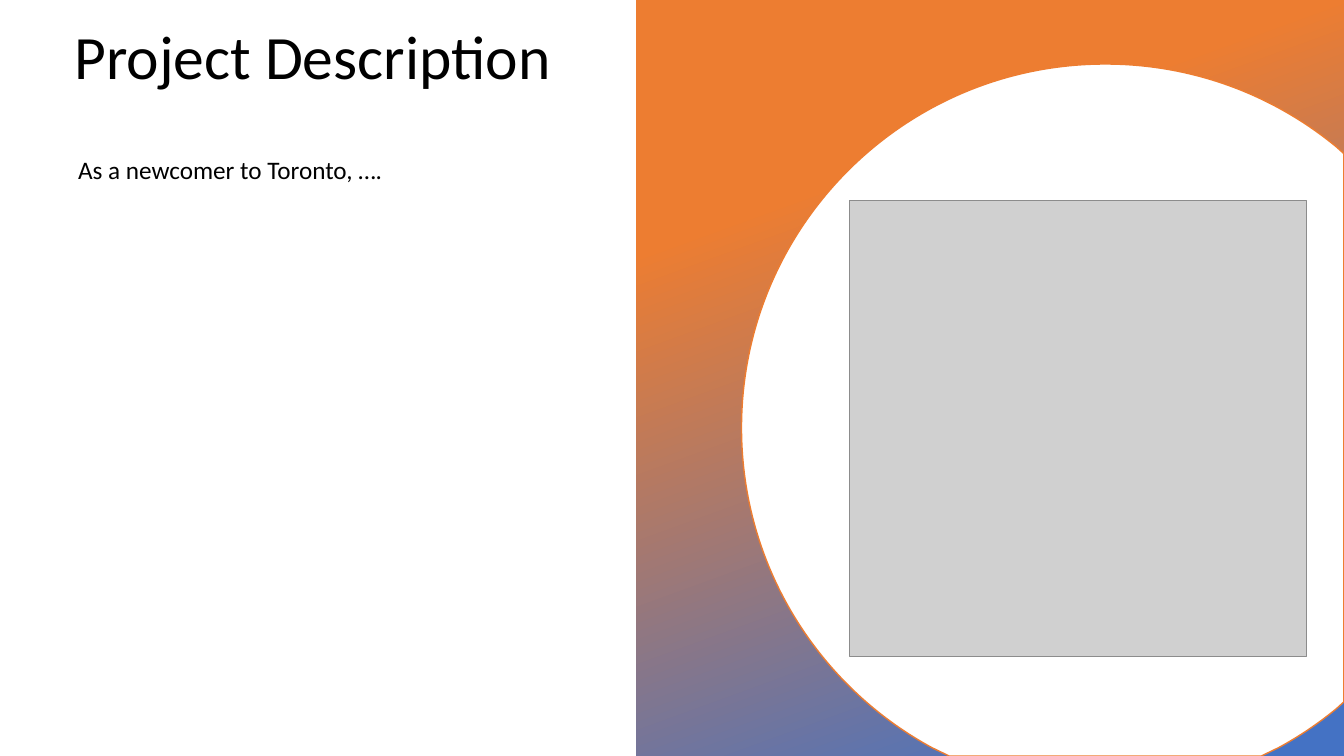
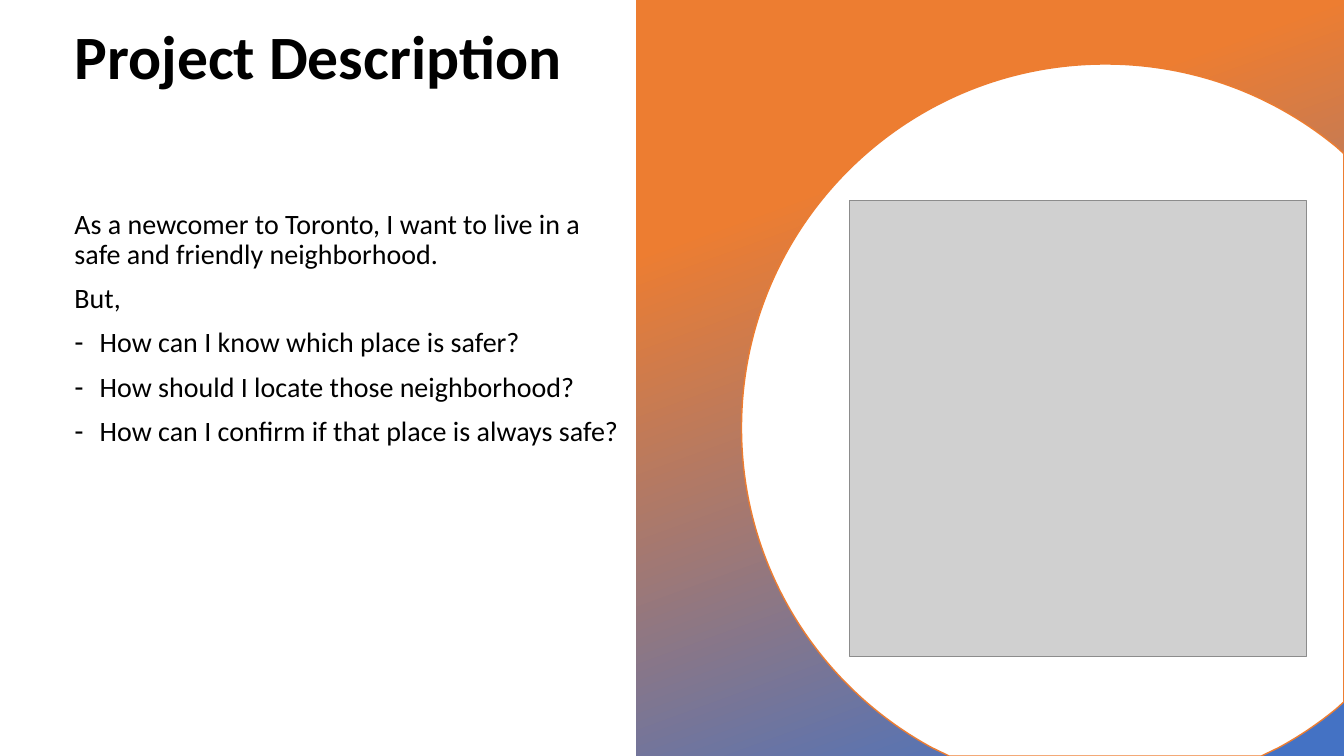
Before and after one commit to neha-nayeem/Project-01, a slide deck: slide 2 of Presentation - Project 01.pptx. Drawn at 1344x756 pixels with LibreOffice and Linux fonts; fonts in the diff are those of the drawing; grey boxes stand for pictures; background and template pictures are left out. Boxes give left, top, right and bottom in pixels: in the first picture for what was removed or moved away, otherwise in the second. Text is boxed around its words. In the diff, an @@ line names an element or a change of style, - is before the commit and + after.

```diff
--- a/Presentation - Project 01.pptx
+++ b/Presentation - Project 01.pptx
@@ title "Project Description" at box(74, 35, 561, 90): bold on @@
@@ text at box(74, 214, 618, 446): text changed; size 18 to 20 pt @@
-As a newcomer to Toronto, ….
+As a newcomer to Toronto, I want to live in a safe and friendly neighborhood.
+But,
+– How can I know which place is safer?
+– How should I locate those neighborhood?
+– How can I confirm if that place is always safe?
```
Also in this commit, not shown: 2 other slides changed, 3 slides added, 3 slides removed, 1 other file.
